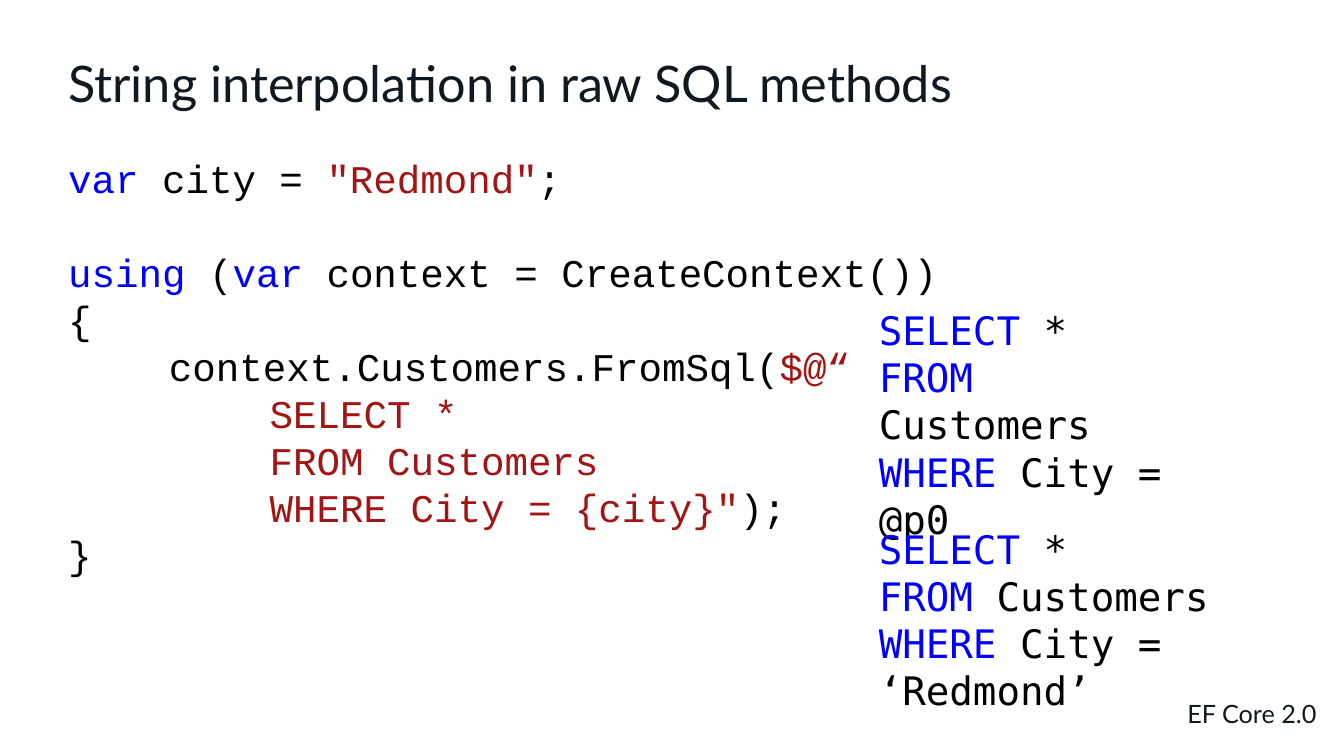
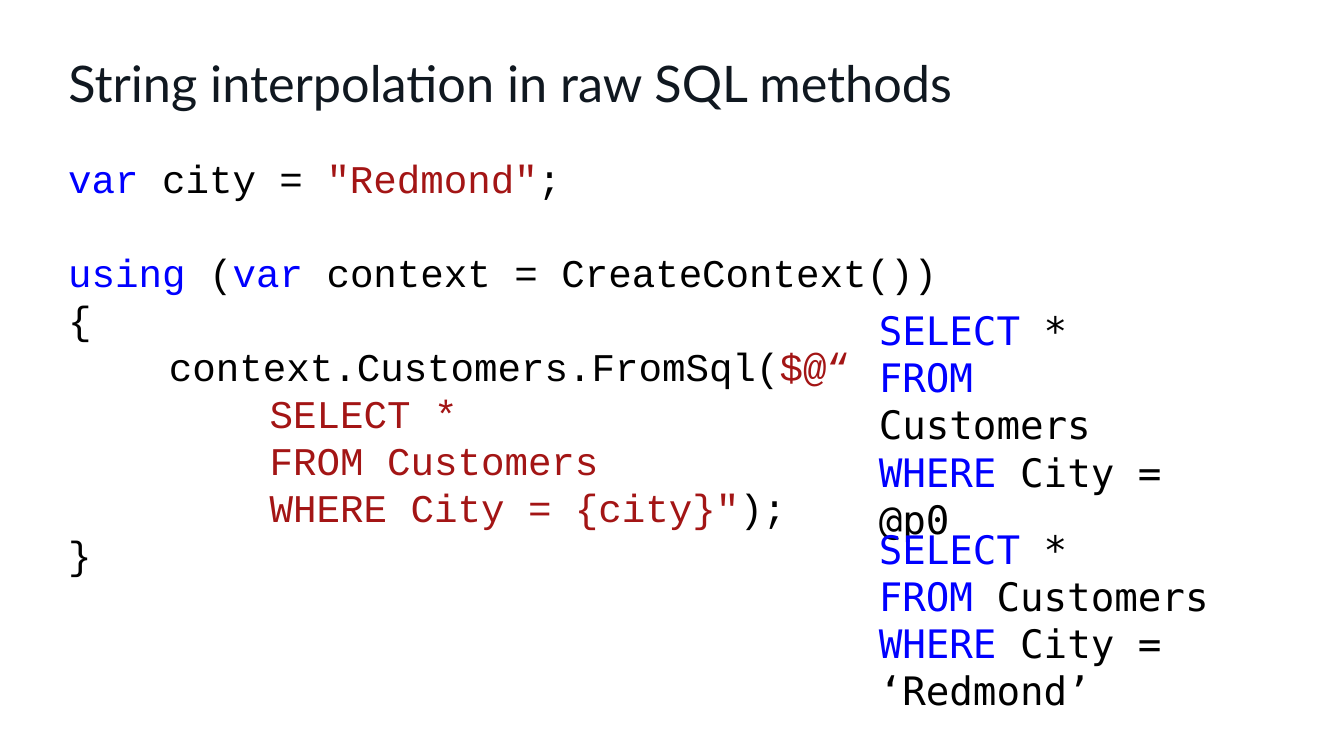
Before and after one commit to cwoodruff/EFCore3Demos, a slide deck: slide 19 of What’s new in Entity Framework Core 3.1.pptx. Drawn at 1344x756 pixels with LibreOffice and Linux fonts; fonts in the diff are those of the drawing. Boxes give left, top, right and bottom in pixels: in the first picture for what was removed or moved away, otherwise in the second. Text is boxed around its words. In the diff, an @@ line names an element or a change of style, - is before the commit and + after.

```diff
--- a/What’s new in Entity Framework Core 3.1.pptx
+++ b/What’s new in Entity Framework Core 3.1.pptx
@@ text removed at [1187, 704, 1316, 724] @@
-EF Core 2.0
```
Also in this commit, not shown: 8 other slides changed, 1 slide added, 1 slide removed.
